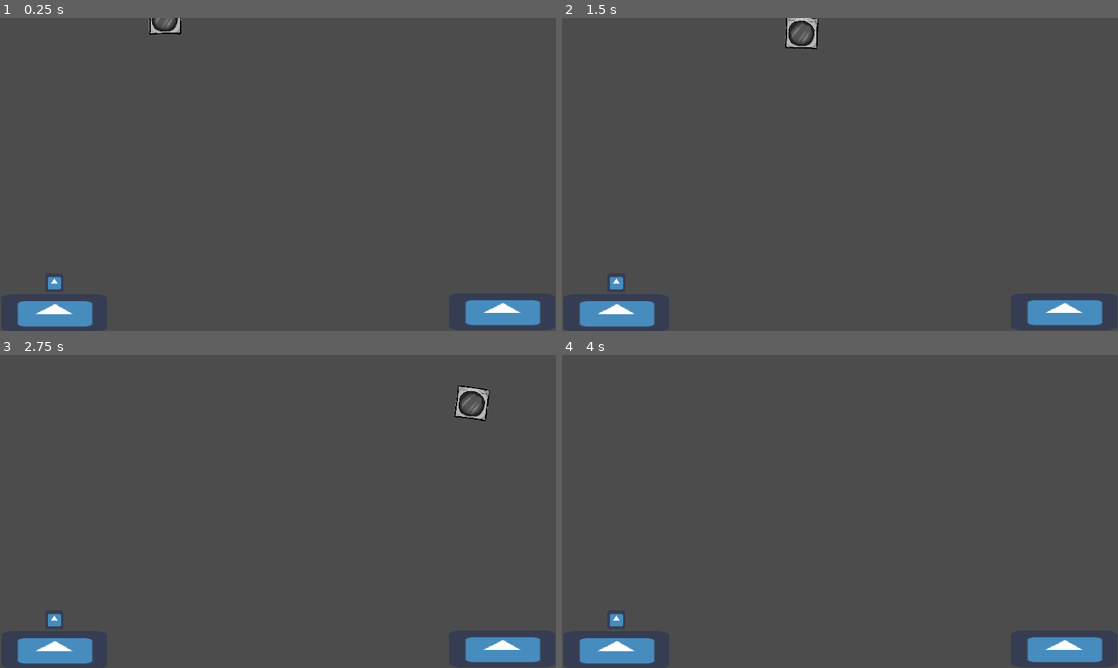
Above: before the commit, frames 1-4 (two rows, left to right).
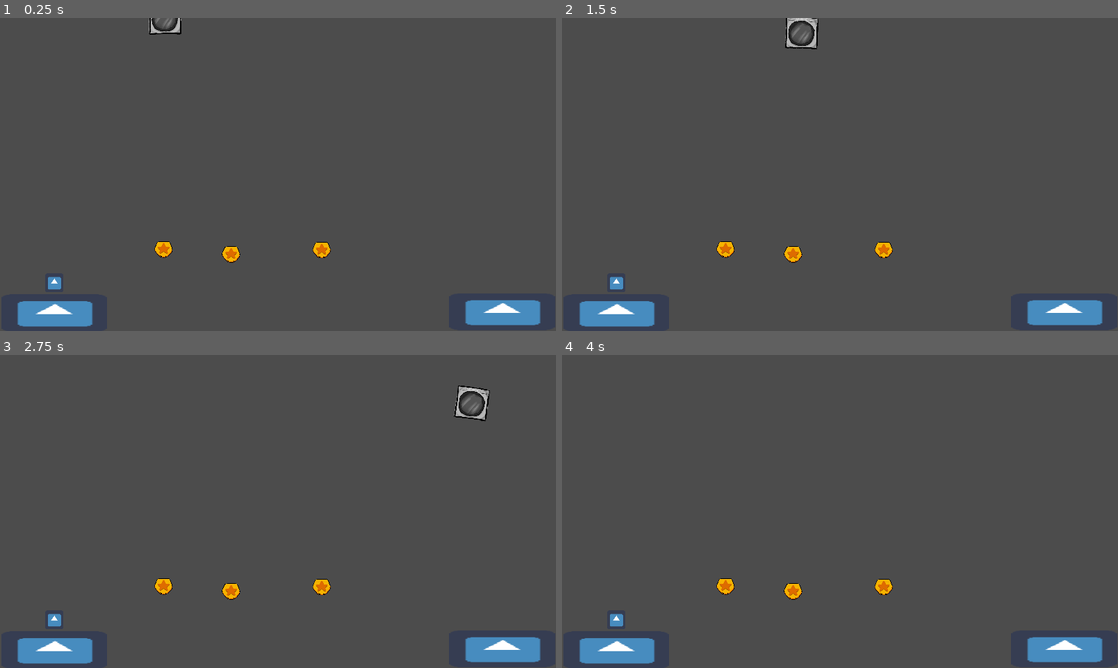
Above: after the commit, the same moments.

Repository: Delfrank94/GGJ20
Game: Godot game, scene res://Level.tscn
Two runs of this game, one before a commit and one after it. Both use one fixed random seed, a clock stepped at 60 frames per second and the inputs below. The engine's default icon, where the game draws it, is replaced by a stand-in: a white triangle on a blue panel in a dark square.
Inputs:
- Up to frame 1 (0.25 s): no input
- Up to frame 2 (1.5 s): hold Right (ui_right) from 0.53 s (still down); tap Up (ui_up) at 0.77 s
- Up to frame 3 (2.75 s): tap Up (ui_up) at 1.52 s; release Right (ui_right) at 2.03 s; hold Left (ui_left) from 2.03 s (still down)
- Up to frame 4 (4 s): release Left (ui_left) at 2.78 s; hold Right (ui_right) from 2.78 s (still down); tap Up (ui_up) at 3.02, 3.77 s

The runs differ from the first frame. In frame 1, 0.4% of the frame differs, in the area x 27-60%, y 71-79%; in frame 2, 0.4%; in frame 3, 0.4%; in frame 4, 0.4%.

Commit message:
Add coin scene

Diff:
--- /dev/null
+++ b/Coin.gd
@@ -0,0 +1,24 @@
+extends Area2D
+
+var points = 0
+var active = false
+
+
+# Called when the node enters the scene tree for the first time.
+func _ready():
+	add_to_group("coins")
+
+
+# Called every frame. 'delta' is the elapsed time since the previous frame.
+#func _process(delta):
+#	pass
+
+
+func set_active():
+	self.active = true
+
+
+func _on_Coin_body_entered(player : Player):
+	if active:
+		player.pocket(self.points)
+		self.queue_free()
--- /dev/null
+++ b/Coin.tscn
@@ -0,0 +1,20 @@
+[gd_scene load_steps=4 format=2]
+
+[ext_resource path="res://Coin.gd" type="Script" id=1]
+[ext_resource path="res://arte/assets/medal-nostripes.png" type="Texture" id=2]
+
+[sub_resource type="CircleShape2D" id=1]
+radius = 31.2604
+
+[node name="Coin" type="Area2D"]
+modulate = Color( 1, 0.890196, 0, 1 )
+script = ExtResource( 1 )
+
+[node name="icon" type="Sprite" parent="."]
+position = Vector2( -1.84729, 8.40698 )
+scale = Vector2( 0.253333, 0.253333 )
+texture = ExtResource( 2 )
+
+[node name="CollisionShape2D" type="CollisionShape2D" parent="."]
+shape = SubResource( 1 )
+[connection signal="body_entered" from="." to="." method="_on_Coin_body_entered"]
--- a/Level.gd
+++ b/Level.gd
@@ -46,3 +46,4 @@
 		else:
 			piece.set_deferred("mode",RigidBody2D.MODE_STATIC)
 	$Player.active = true
+	get_tree().call_group("coins", "set_active")
--- a/Level.tscn
+++ b/Level.tscn
@@ -3,6 +3,7 @@
 [ext_resource path="res://icon.png" type="Texture" id=1]
 [ext_resource path="res://Level.gd" type="Script" id=2]
 [ext_resource path="res://Player.tscn" type="PackedScene" id=3]
+[ext_resource path="res://Coin.tscn" type="PackedScene" id=4]
 
 [sub_resource type="RectangleShape2D" id=1]
 extents = Vector2( 184.608, 63.6351 )
@@ -58,4 +59,13 @@
 position = Vector2( 185.633, 922.489 )
 
 [node name="Pieces" type="Node2D" parent="."]
+
+[node name="Coin1" parent="." instance=ExtResource( 4 )]
+position = Vector2( 564.25, 796.745 )
+
+[node name="Coin2" parent="." instance=ExtResource( 4 )]
+position = Vector2( 797.365, 814.012 )
+
+[node name="Coin3" parent="." instance=ExtResource( 4 )]
+position = Vector2( 1110.34, 798.903 )
 [connection signal="timeout" from="Timer" to="." method="_on_Timer_timeout"]
--- a/Player.gd
+++ b/Player.gd
@@ -88,3 +88,6 @@
 #	else:
 #		if animator.current_animation != "jump":
 #			animator.play("jump")
+
+func pocket(points):
+	pass
